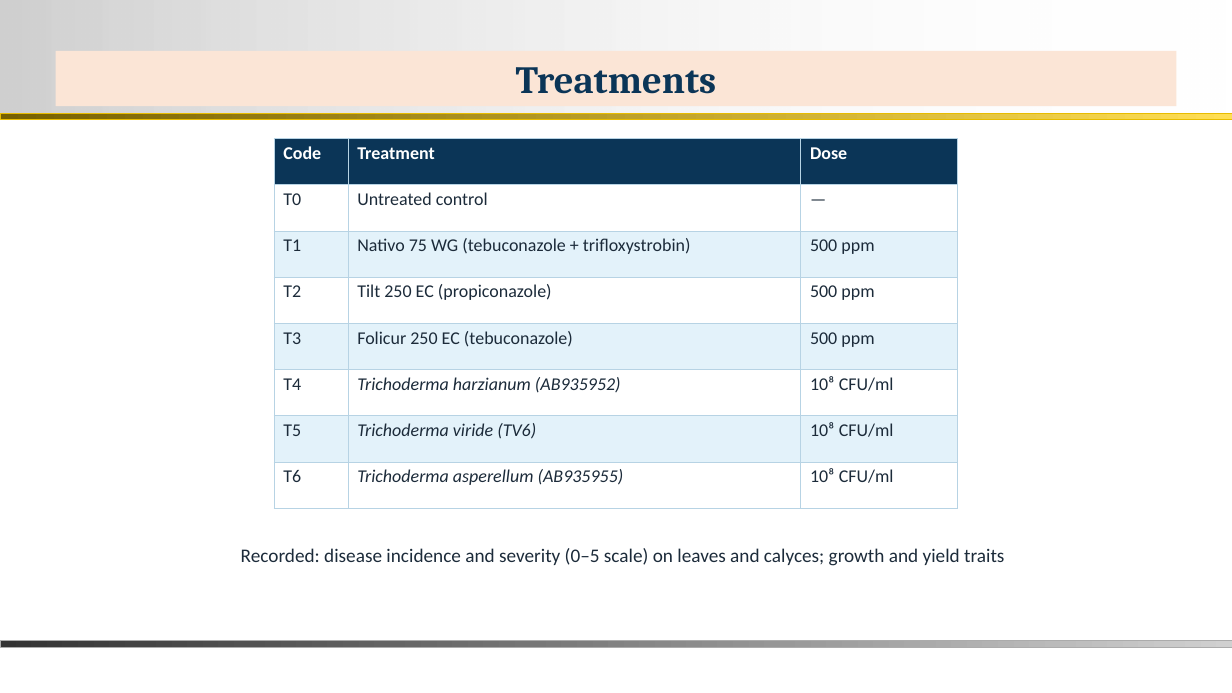
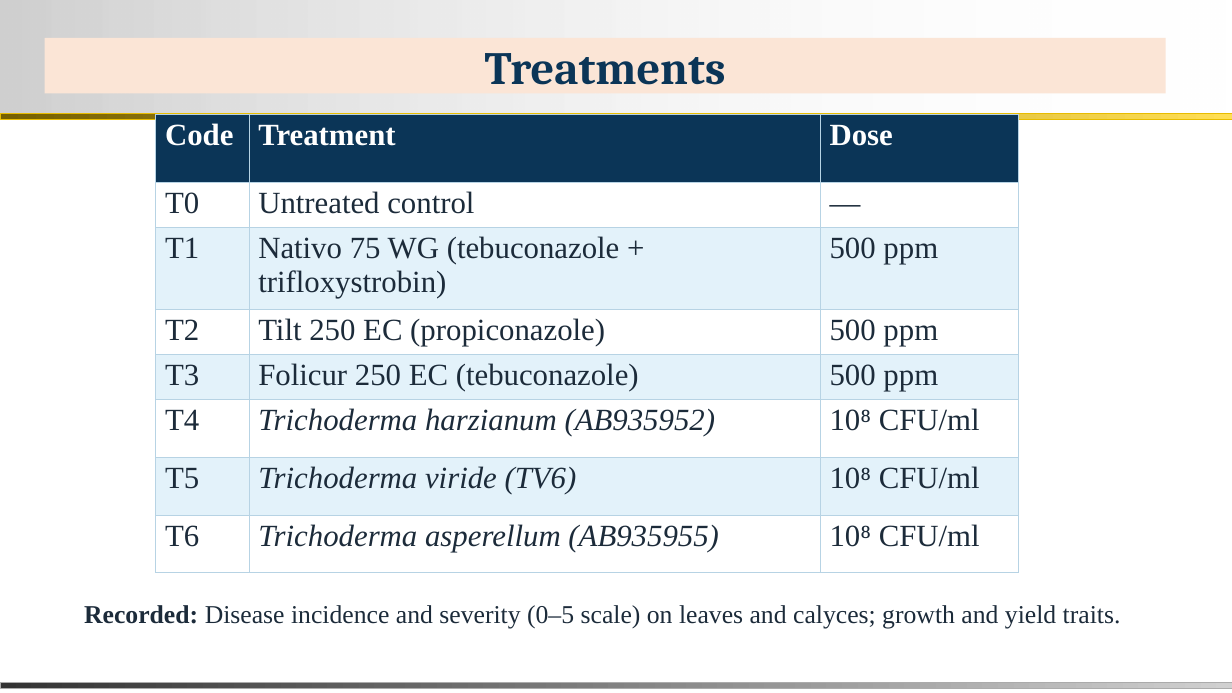
Before and after one commit to bipro-b/nm-documenents, a slide deck: slide 9 of docs/Nisha_MS_Thesis_Defence.pptx (slide 10 before the commit). Drawn at 1232x693 pixels with LibreOffice and Linux fonts; fonts in the diff are those of the drawing; background and template pictures are left out. Boxes give left, top, right and bottom in pixels: in the first picture for what was removed or moved away, otherwise in the second. Text is boxed around its words. In the diff, an @@ line names an element or a change of style, - is before the commit and + after.

```diff
--- a/docs/Nisha_MS_Thesis_Defence.pptx
+++ b/docs/Nisha_MS_Thesis_Defence.pptx
@@ title "Treatments": place and size @@
-title "Treatments" at (55,51,1177,106)
+title "Treatments" at (44,38,1165,93)
@@ title "Treatments" at (44,38,1165,93): size 30 to 36 pt @@
@@ table at (156,115,1019,573) @@
@@ size 14 to 24 pt, font Calibri to Times New Roman @@
@@ table: place and size @@
-table at (274,139,958,508)
+table at (156,115,1019,573)
@@ text at (84,605,1121,628): text changed; size 15 to 20 pt; font Calibri to Times New Roman @@
-Recorded: disease incidence and severity (0–5 scale) on leaves and calyces; growth and yield traits
+Recorded: Disease incidence and severity (0–5 scale) on leaves and calyces; growth and yield traits.
@@ rectangle: place and size @@
-rectangle at (0,640,1232,647)
+rectangle at (0,682,1232,689)
```
Also in this commit, not shown: 31 other slides changed, 3 slides removed, 2 other files.
